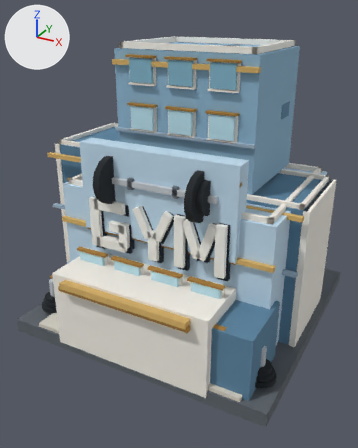
Two versions of the glTF model assets/stickrpg_custom/models/gym-building.glb, one commit apart.
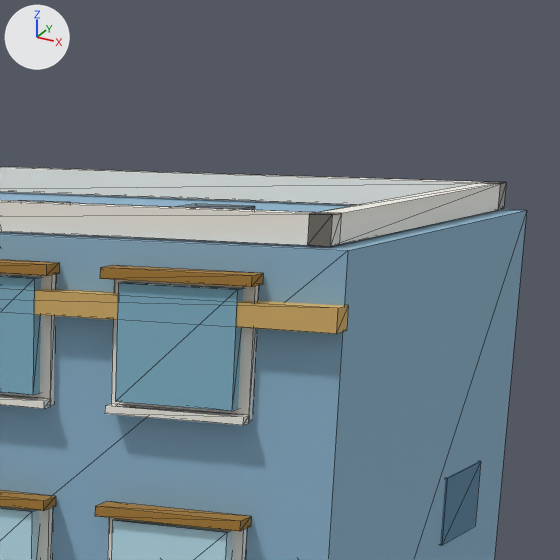
The first picture shows the older version from a 50 mm lens placed at (9.14, -17.86, 12.95), pointed at (-0.09, -1.09, 4.56). The close-ups show the older and then the newer version on the part from 52% to 86% of the width and 0% to 27% of the height of that picture. Only the edits that show in the close-ups are written down. The axes (+X, +Y, +Z) are drawn at upper left. The lights are the same throughout. The close-ups show mesh edges as thin lines. Where no turn or scale is listed for an object, it has been applied to the vertices.
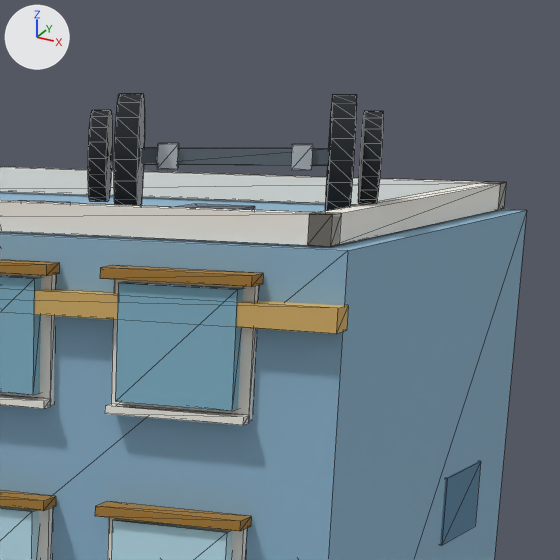
What differs and where, as boxes (x1, y1, x2, y2) in the close-ups (560 x 560 px):
'Mesh_232', added: after (114, 93, 145, 206)
'Mesh_234', added (black): after (325, 94, 357, 211)
'Mesh_229', now drawn: after (140, 148, 330, 166)
'Mesh_233', added: after (88, 110, 112, 202)
'Mesh_235', added: after (358, 111, 383, 204)
'Mesh_230', added: after (157, 143, 179, 169)
'Mesh_231', added: after (291, 144, 313, 170)

Edits to the bpy script that builds the scene:
```text
Change mat_material_10:
    mat_material_10.base_color: (0.0144, 0.0382, 0.0666) -> (0.138, 0.171, 0.202)  # dark blue #203749 -> greyish blue #68737c
Add me_mesh_235:
    me_mesh_235.from_pydata(...)  # 40 vertices, 72 faces; spans x -0.191..0.191, y -0.342..0.342, z -0.335..0.335
    me_mesh_235.materials.append(mat_material_16)  # black #20262b
Add me_mesh_234:
    me_mesh_234.from_pydata(...)  # 40 vertices, 72 faces; spans x -0.254..0.254, y -0.461..0.461, z -0.453..0.453
    me_mesh_234.materials.append(mat_material_16)  # black #20262b
Add me_mesh_231:
    me_mesh_231.from_pydata([(0.108, -0.054, 0.09), (0.041, 0.113, 0.09), (0.108, -0.054, -0.09), (0.041, 0.113, -0.09), (-0.108, 0.054, 0.09), (-0.041, -0.113, 0.09), (-0.108, 0.054, -0.09), (-0.041, -0.113, -0.09)], [], [(0, 2, 1), (2, 3, 1), (4, 6, 5), (6, 7, 5), (4, 5, 1), (5, 0, 1), (7, 6, 2), (6, 3, 2), (5, 7, 0), (7, 2, 0), (1, 3, 4), (3, 6, 4)])
    me_mesh_231.materials.append(mat_material_14)  # light grey #c5ccd2
Add ob_mesh_235:
    ob_mesh_235 = bpy.data.objects.new('Mesh_235', me_mesh_235)
    ob_mesh_235.location = (2.76, 0.11, 12.02)
Add ob_mesh_234:
    ob_mesh_234 = bpy.data.objects.new('Mesh_234', me_mesh_234)
    ob_mesh_234.location = (2.54, 0.02, 12.02)
Add ob_mesh_233:
    ob_mesh_233 = bpy.data.objects.new('Mesh_233', me_mesh_235.copy())
    ob_mesh_233.location = (0.8, -0.67, 12.02)
Add ob_mesh_232:
    ob_mesh_232 = bpy.data.objects.new('Mesh_232', me_mesh_234.copy())
    ob_mesh_232.location = (1.02, -0.58, 12.02)
Add ob_mesh_231:
    ob_mesh_231 = bpy.data.objects.new('Mesh_231', me_mesh_231)
    ob_mesh_231.location = (2.26, -0.09, 12.02)
Add ob_mesh_230:
    ob_mesh_230 = bpy.data.objects.new('Mesh_230', me_mesh_231.copy())
    ob_mesh_230.location = (1.3, -0.47, 12.02)
```
